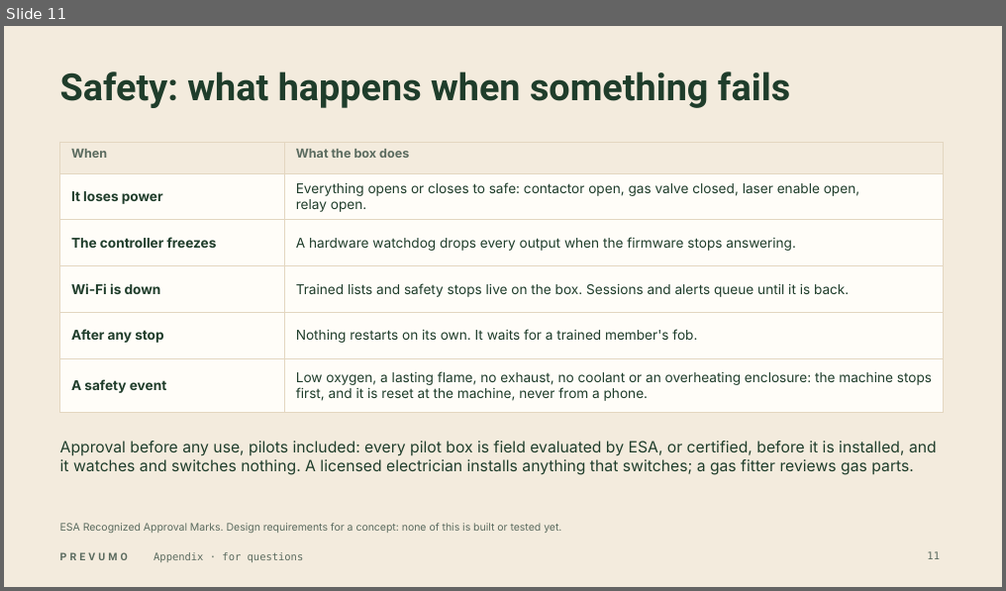
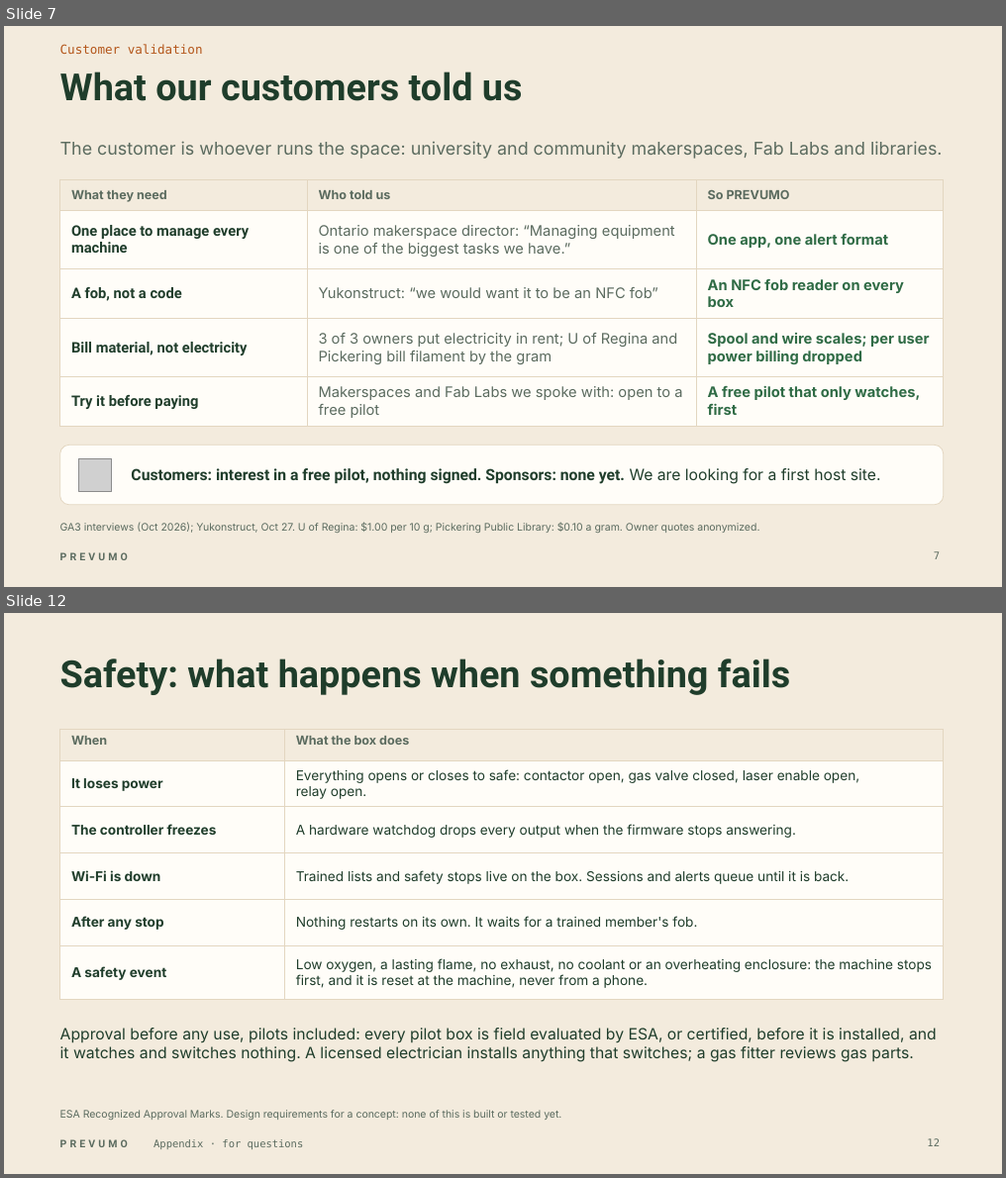
Before and after one commit to WAHB22/wahbs-world, a slide deck: prevumo/deliverables/final/PREVUMO-final.pptx. Shown one above the other, each under a label of ours: slide 11 before the commit, slides 7 and 12 after it; the slides between them are not shown. The pictures are 1006x591 and 1006x1178 pixels, drawn with LibreOffice and Linux fonts; fonts in the diff are those of the drawing; grey boxes stand for pictures. Boxes give left, top, right and bottom in pixels: in the first picture for what was removed or moved away, otherwise in the second. Text is boxed around its words. In the diff, an @@ line names an element or a change of style, - is before the commit and + after.

```diff
--- a/prevumo/deliverables/final/PREVUMO-final.pptx
+++ b/prevumo/deliverables/final/PREVUMO-final.pptx
@@ slide 7 added at bbox=[4, 26, 1002, 587], background #F3EBDD; not listed: 1 template element that a slide beside it also shows @@
@@ text added at bbox=[60, 44, 203, 54], 12 pt, text #B4561A @@
+Customer validation
@@ title added at bbox=[60, 72, 523, 101], 36 pt, text #1F3D2B, bold @@
+What our customers told us
@@ text added at bbox=[60, 141, 943, 159], 17 pt, text #5B6B5F @@
+The customer is whoever runs the space: university and community makerspaces, Fab Labs and libraries.
@@ table added at bbox=[60, 179, 944, 422], 5 rows, 3 columns @@
+What they need | Who told us | So PREVUMO
+One place to manage every machine | Ontario makerspace director: “Managing equipment is one of the biggest tasks we have.” | One app, one alert format
+A fob, not a code | Yukonstruct: “we would want it to be an NFC fob” | An NFC fob reader on every box
+Bill material, not electricity | 3 of 3 owners put electricity in rent; U of Regina and Pickering bill filament by the gram | Spool and wire scales; per user power billing dropped
+Try it before paying | Makerspaces and Fab Labs we spoke with: open to a free pilot | A free pilot that only watches, first
@@ rounded rectangle added at bbox=[60, 445, 944, 505], fill #FFFDF8, outline #E3D6C0 0.75 pt @@
@@ picture added at bbox=[79, 459, 112, 491] @@
@@ text added at bbox=[131, 469, 881, 484], 15 pt, text #1F3D2B, bold @@
+Customers: interest in a free pilot, nothing signed. Sponsors: none yet. We are looking for a first host site.
@@ text added at bbox=[60, 523, 759, 533], 10 pt, text #5B6B5F @@
+GA3 interviews (Oct 2026); Yukonstruct, Oct 27. U of Regina: $1.00 per 10 g; Pickering Public Library: $0.10 a gram. Owner quotes anonymized.
@@ page number added at bbox=[934, 552, 940, 560], 10 pt, text #5B6B5F @@
+7
@@ what was slide 11 is now slide 12 @@
```
Also in this commit, not shown: 9 slides changed, 3 other slides added, 3 slides removed, 11 other files.
